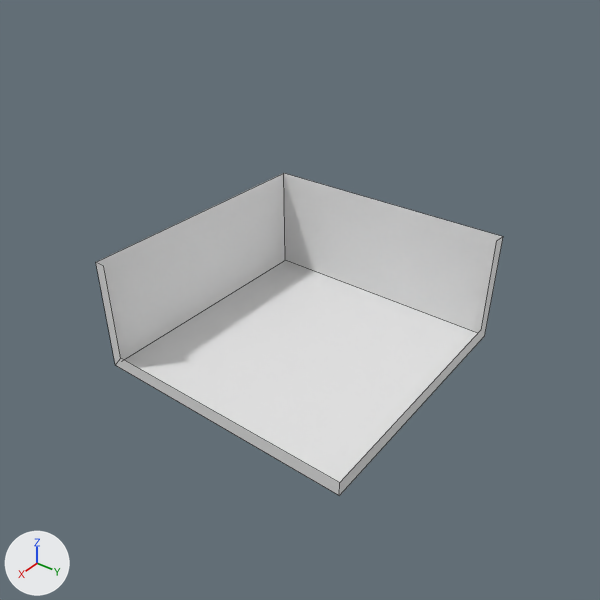
Renders of the Blender file More Catwalks/More Catwalks.blend from each side of a commit.
Rendered twice from the file's camera 'Camera'. Arrows for +X, +Y and +Z are at lower left; the lights stay in place. Mesh edges are drawn as thin lines. The same objects are shown in both versions, whatever each file hides. Materials are left out; every surface is plain grey.

Before the edit, the objects in view are built like this:
```python
me_cube_006 = bpy.data.meshes.new('Cube.006')
me_cube_006.from_pydata(...)  # 12 vertices, 6 faces; spans x -1.25..1.25, y -1.25..1.25, z -1.25..-0.16
me_cube_006.materials.append(mat_mountpoint_001)
ob_steelcatwalkinvcornermountpoints = bpy.data.objects.new('SteelCatwalkInvCornerMountPoints', me_cube_006)
ob_steelcatwalkinvcornermountpoints.location = (0.0, 0.0, 0.0)
ob_steelcatwalkinvcornermountpoints.rotation_euler = (0.0, 0.0, 3.142)  # degrees (0, 0, 180)
```
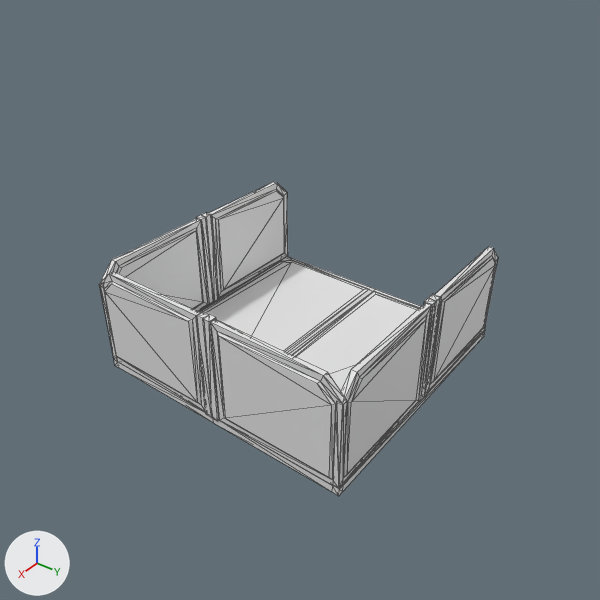
Changed parts and their boxes [x1, y1, x2, y2] in the pictures (600 x 600 px):
'SteelCatwalkInvCornerMountPoints', reshaped, rescaled, turned
    before: [96, 173, 503, 496]
    after: [99, 182, 498, 496]

Diff of the bpy script that builds the scene:
```diff
--- a/More Catwalks/More Catwalks.blend.py
+++ b/More Catwalks/More Catwalks.blend.py
@@ me_cube_006 @@
 # used by ob_steelcatwalkinvcornermountpoints; location = (0.0, 0.0, 0.0); rotation_euler = (0.0, 0.0, 3.142), in degrees (0, 0, 180)
-me_cube_006.from_pydata(...)  # 12 vertices, 6 faces; spans x -1.25..1.25, y -1.25..1.25, z -1.25..-0.16
+me_cube_006.from_pydata(...)  # 320 vertices, 610 faces; spans x -124.87..127.17, y -127.17..125.63, z -124.87..-20.45
+# me_cube_006 part 1: 12 vertices removed from x -1.25..1.25, y -1.25..1.25, z -1.25..-0.16; 320 vertices added at x -124.87..127.17, y -127.17..125.63, z -124.87..-20.45
@@ ob_steelcatwalkinvcornermountpoints @@
 ob_steelcatwalkinvcornermountpoints.location = (0.0, 0.0, 0.0)
-ob_steelcatwalkinvcornermountpoints.rotation_euler = (0.0, 0.0, 3.142)  # degrees (0, 0, 180)
+ob_steelcatwalkinvcornermountpoints.scale = (0.01, 0.01, 0.01)
```
